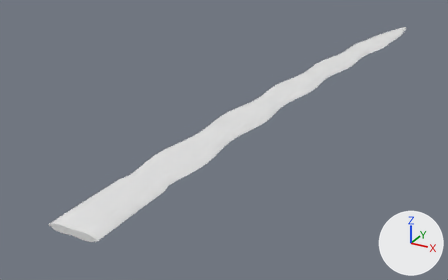
Before and after pictures for a commit that changed the glTF model godot/assets/waffen/modelle/schwertklinge/t2_5.glb.
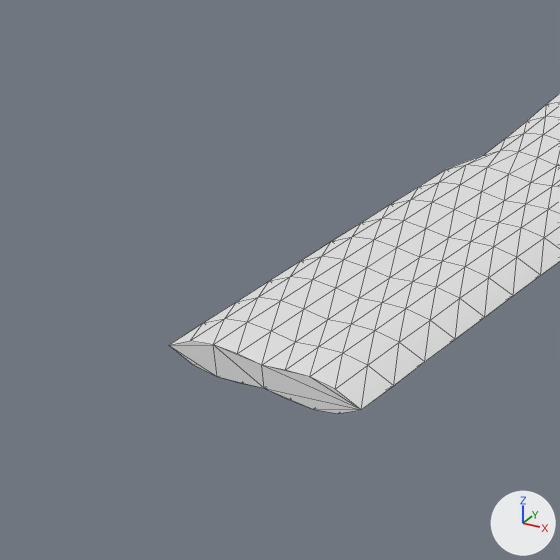
Old and new are each drawn whole from a 50 mm lens placed at (0.301, -0.192, 0.258), pointed at (-0.044, 0.434, -0.055) and again close up on the part from 1% to 33% of the width and 48% to 100% of the height. The axes (+X, +Y, +Z) are drawn at lower right. The lights are the same throughout. The older version's two pictures come first. The close-ups show mesh edges as thin lines. Vertices at exactly the same position are counted once.

The first close-up shows 'schwertklinge_t2_5'.
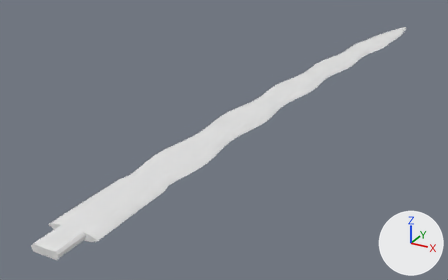
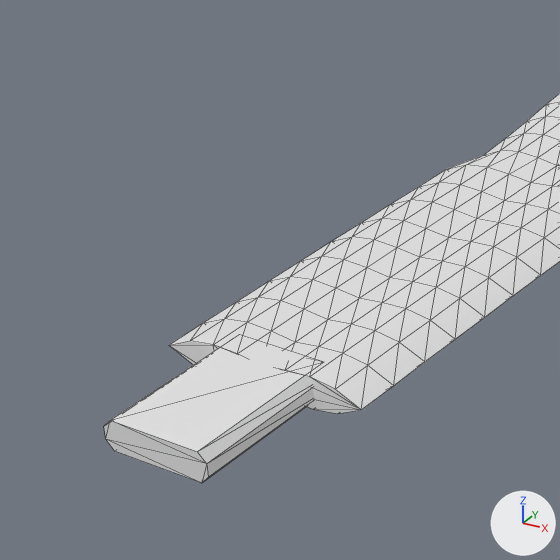
Pixel boxes [x1, y1, x2, y2] of what changed, in the close-ups (560 x 560 px):
'schwertklinge_t2_5', reshaped: before [169, 94, 560, 414]; after [104, 94, 560, 483]
part 1 of me_schwertklinge_t2_5, added: after [104, 338, 314, 483]

Edits to the bpy script that builds the scene:
```text
Change me_schwertklinge_t2_5:
    used by ob_schwertklinge_t2_5; location = (0.0, 0.0, 0.0)
    remove me_schwertklinge_t2_5.from_pydata(...)  # 1281 vertices, 2558 faces; spans x -0.025..0.066, y 0.112..0.912, z -0.004..0.004
    add me_schwertklinge_t2_5.from_pydata(...)  # 1297 vertices, 2586 faces; spans x -0.025..0.066, y 0.082..0.912, z -0.004..0.004
    me_schwertklinge_t2_5 part 1: a new loose piece of 16 vertices spanning x -0.013..0.013, y 0.082..0.118, z -0.004..0.003, in mat_klinge (white #e7e7e7)
```
